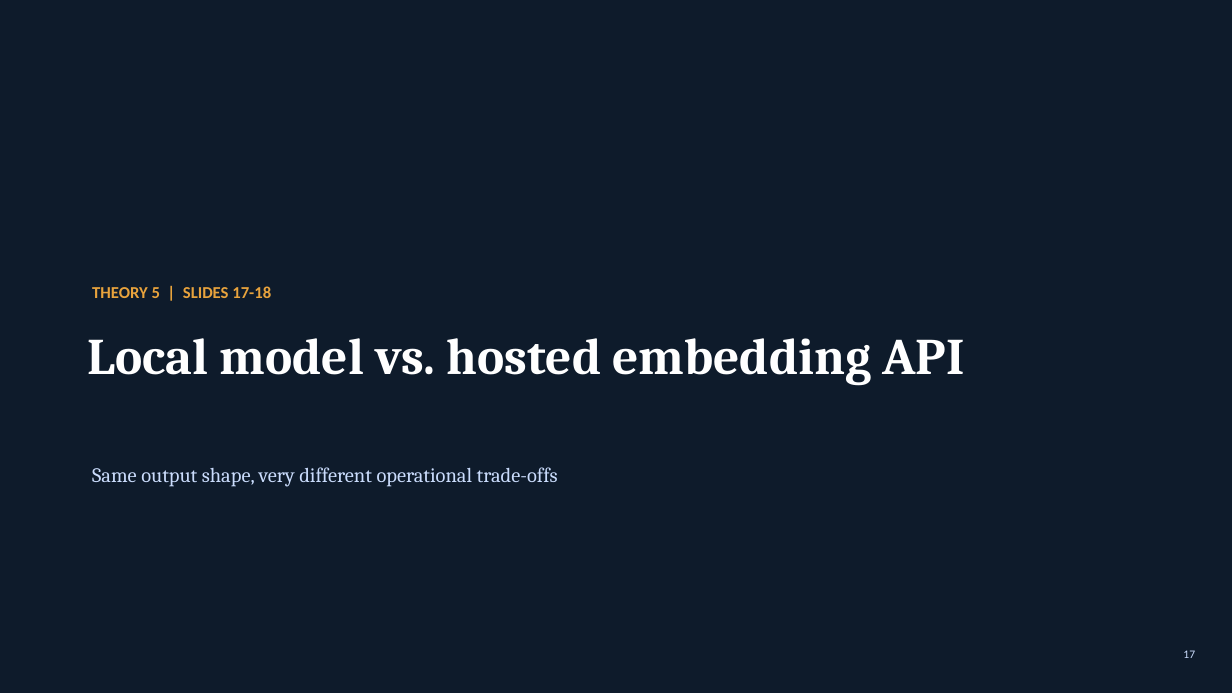
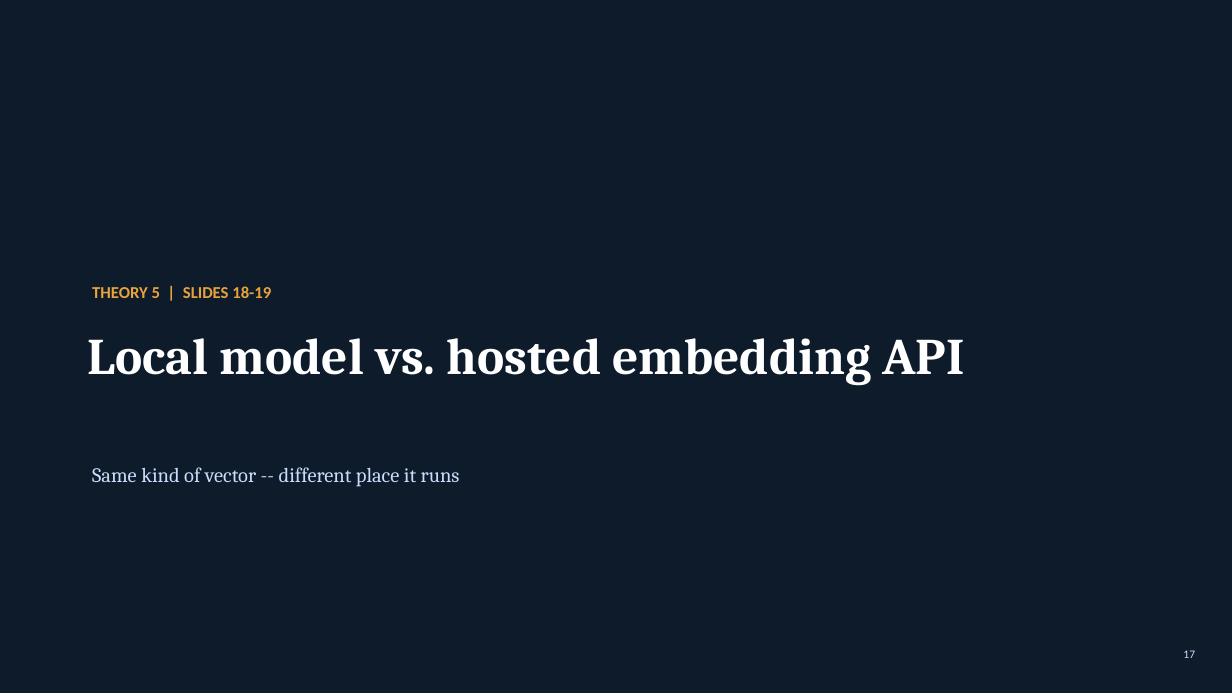
Before and after one commit to mayurb99/Agentic-AI-Series, a slide deck: slide 17 of lecture2/L2_Embeddings_VectorDatabases_DevOps.pptx. Drawn at 1232x693 pixels with LibreOffice and Linux fonts; fonts in the diff are those of the drawing. Boxes give left, top, right and bottom in pixels: in the first picture for what was removed or moved away, otherwise in the second. Text is boxed around its words. In the diff, an @@ line names an element or a change of style, - is before the commit and + after.

```diff
--- a/lecture2/L2_Embeddings_VectorDatabases_DevOps.pptx
+++ b/lecture2/L2_Embeddings_VectorDatabases_DevOps.pptx
@@ text at <box>92,286,271,298</box>: text changed @@
-THEORY 5 | SLIDES 17-18
+THEORY 5 | SLIDES 18-19
@@ text at <box>92,467,460,487</box>: text changed @@
-Same output shape, very different operational trade-offs
+Same kind of vector -- different place it runs
```
Also in this commit, not shown: 18 other slides changed, 3 slides added, 3 slides removed, 3 other files.
